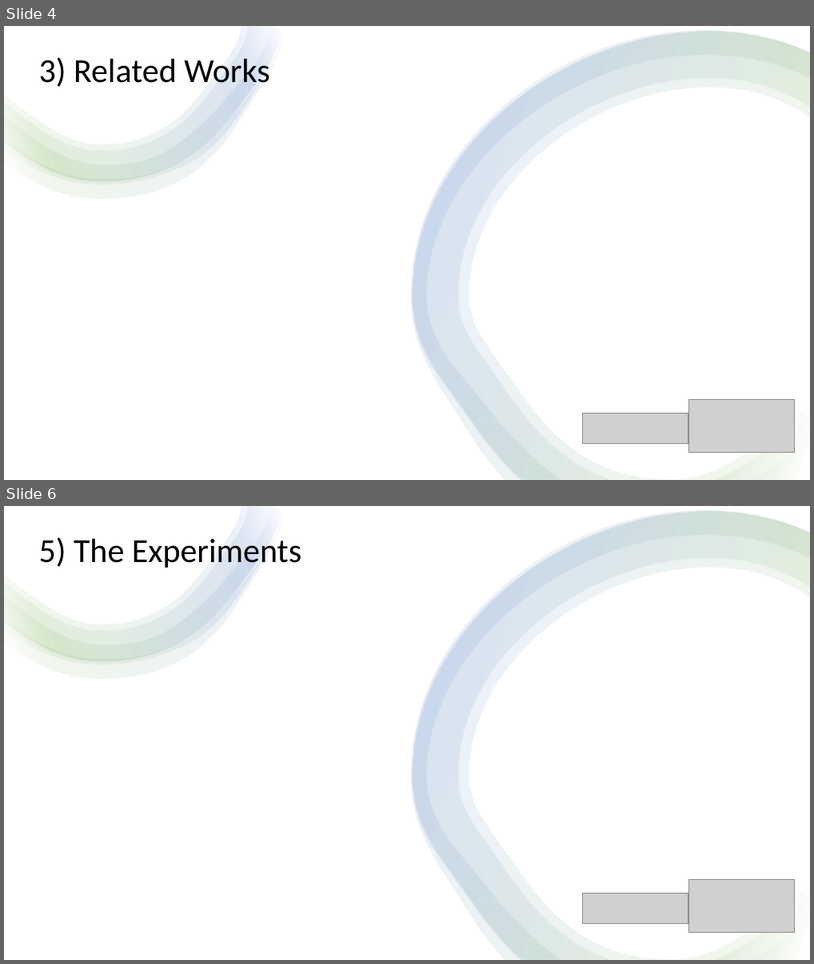
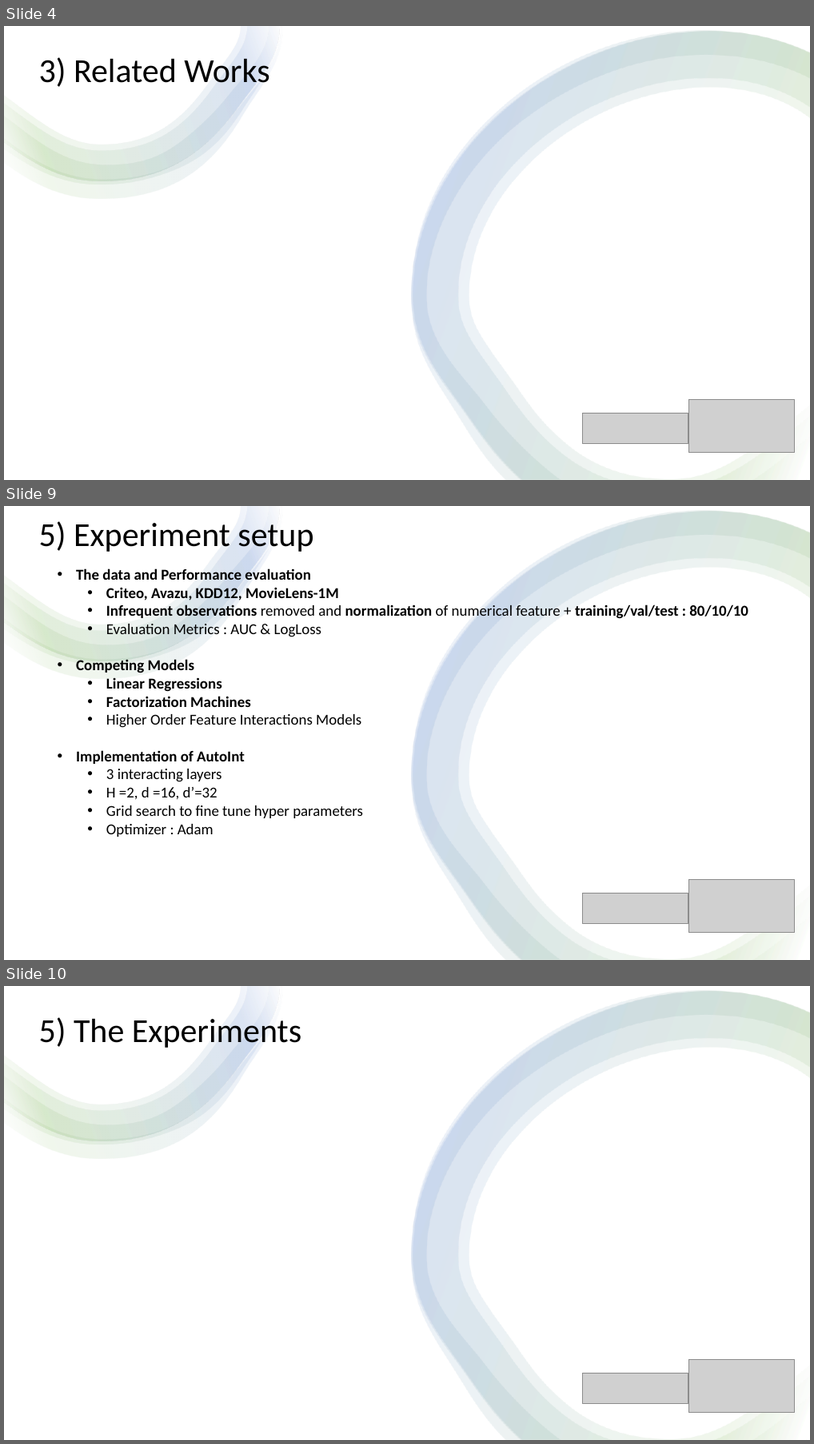
Before and after one commit to YichenLin/MATH-80600A-Project, a slide deck: documentation/AutoInt Prez/AutoInt.pptx. Shown one above the other, each under a label of ours: slides 4 and 6 before the commit, slides 4, 9 and 10 after it; the slides between them are not shown. The pictures are 814x964 and 814x1444 pixels, drawn with LibreOffice and Linux fonts; fonts in the diff are those of the drawing; grey boxes stand for pictures. Boxes give left, top, right and bottom in pixels: in the first picture for what was removed or moved away, otherwise in the second. Text is boxed around its words. In the diff, an @@ line names an element or a change of style, - is before the commit and + after.

```diff
--- a/documentation/AutoInt Prez/AutoInt.pptx
+++ b/documentation/AutoInt Prez/AutoInt.pptx
@@ slide 9 added at bbox=[4, 506, 810, 960], background #FFFFFF @@
@@ rectangle added at bbox=[4, 506, 810, 960], fill #FFFFFF @@
@@ group added at bbox=[4, 506, 282, 679]: 4 freeform shapes @@
@@ text added at bbox=[39, 521, 314, 552], 40 pt, text #000000 @@
+5) Experiment setup
@@ freeform shape added at bbox=[412, 510, 810, 960], fill gradient #FFFFFF to #70AD47 to #4472C4 @@
@@ freeform shape added at bbox=[412, 512, 810, 960], fill gradient #FFFFFF to #70AD47 to #4472C4 @@
@@ freeform shape added at bbox=[413, 512, 810, 960], fill gradient #FFFFFF to #70AD47 to #4472C4 @@
@@ text added at bbox=[76, 568, 749, 836], 18 pt, text #000000, bold @@
+• The data and Performance evaluation
+  • Criteo, Avazu, KDD12, MovieLens-1M
+  • Infrequent observations removed and normalization of numerical feature + training/val/test : 80/10/10
+  • Evaluation Metrics : AUC & LogLoss
+• Competing Models
+  • Linear Regressions
+  • Factorization Machines
+  • Higher Order Feature Interactions Models
+• Implementation of AutoInt
+  • 3 interacting layers
+  • H =2, d =16, d’=32
+  • Grid search to fine tune hyper parameters
+  • Optimizer : Adam
@@ picture added at bbox=[690, 880, 795, 932] @@
@@ picture added at bbox=[583, 892, 689, 924] @@
@@ what was slide 6 is now slide 10 @@
```
Also in this commit, not shown: 1 slide changed, 3 other slides added.
